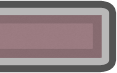
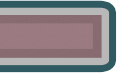
Layer changes from the first 117×73 image to the second:
painted on "Shape 6", masked it over (0, 7, 110, 66)
